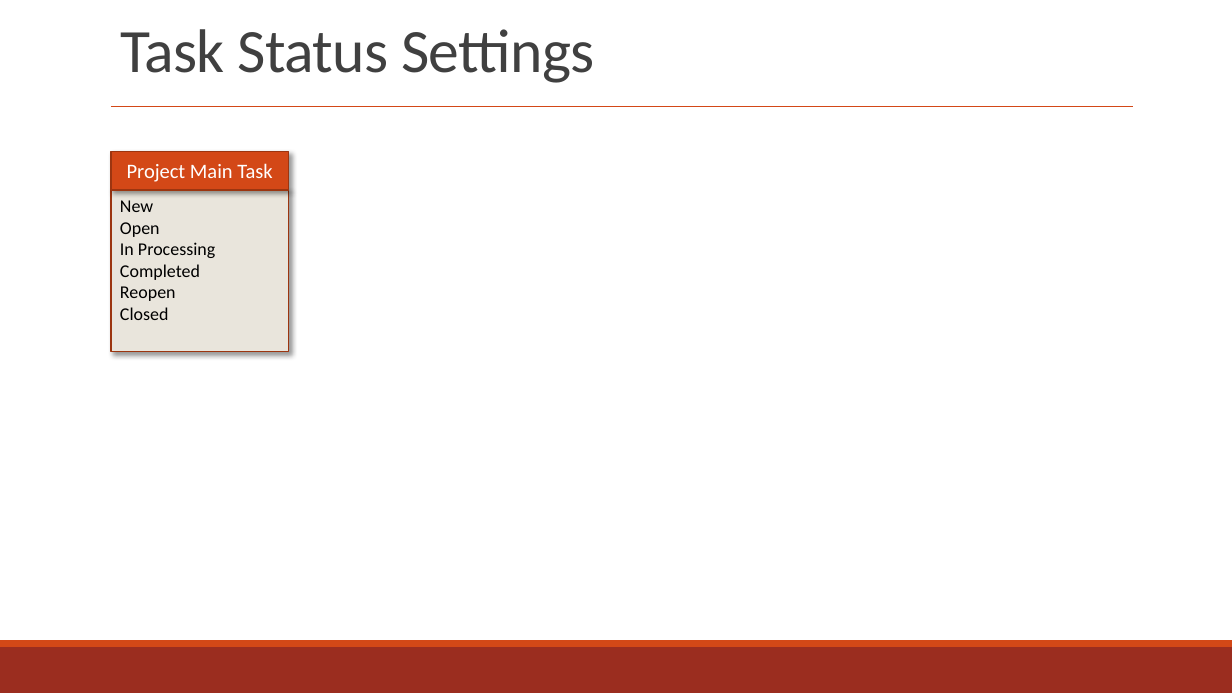
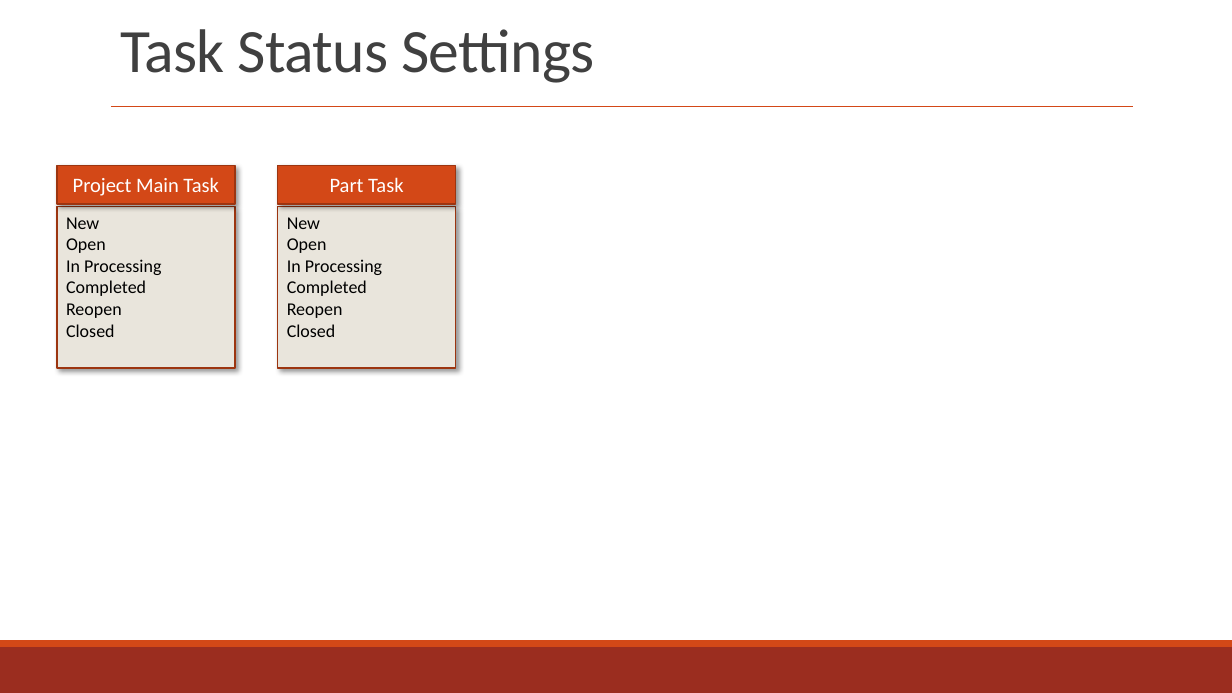
Before and after one commit to zyw9963/YFVE-supplier-portal, a slide deck: slide 85 of projects/YanFeng/02 System Design/User Stories/Flowcharts/Supplier FlowCharts & UX.pptx. Drawn at 1232x693 pixels with LibreOffice and Linux fonts; fonts in the diff are those of the drawing. Boxes give left, top, right and bottom in pixels: in the first picture for what was removed or moved away, otherwise in the second. Text is boxed around its words. In the diff, an @@ line names an element or a change of style, - is before the commit and + after.

Commit message:
aaa

```diff
--- a/projects/YanFeng/02 System Design/User Stories/Flowcharts/Supplier FlowCharts & UX.pptx
+++ b/projects/YanFeng/02 System Design/User Stories/Flowcharts/Supplier FlowCharts & UX.pptx
@@ rectangle "Project Main Task": place and size @@
-rectangle "Project Main Task" at (111, 152, 289, 190)
+rectangle "Project Main Task" at (57, 165, 236, 204)
@@ rectangle added at (278, 165, 457, 204), fill #D34817, outline #9C3511 1.25 pt, 16 pt, text #FFFFFF @@
+Part Task
@@ rectangle "New": place and size @@
-rectangle "New" at (111, 190, 289, 352)
+rectangle "New" at (57, 207, 236, 369)
@@ rectangle added at (278, 207, 457, 369), fill #E9E5DC, outline #9C3511 1.25 pt, 14 pt, text #000000 @@
+New
+Open
+In Processing
+Completed
+Reopen
+Closed
```
Also in this commit, not shown: 1 other slide changed.
